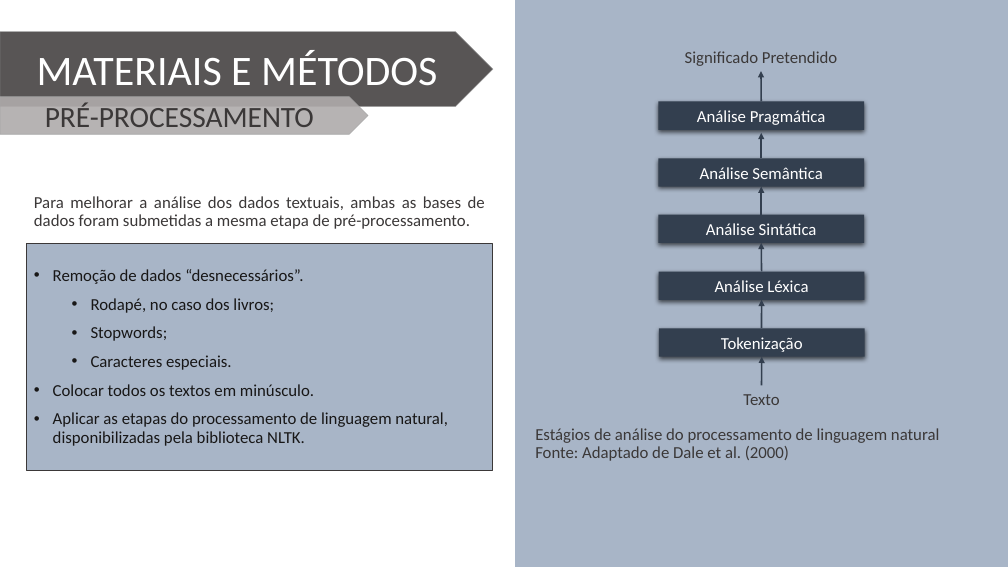
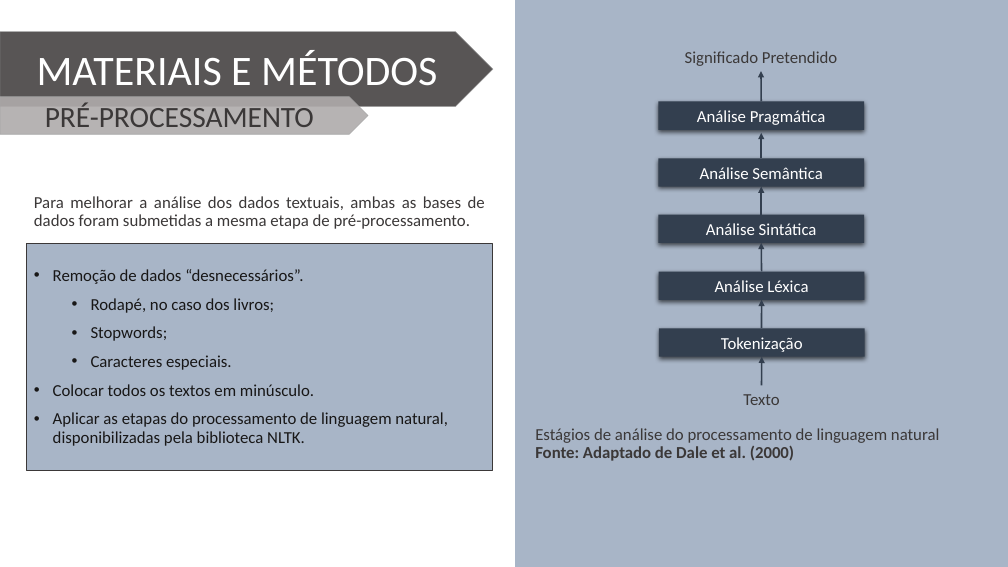
Before and after one commit to Wiryco/Natural-Language-Analysis-And-Processing, a slide deck: slide 6 of Apresentação TCC - Vinícius Andrade Lopes.pptx. Drawn at 1008x567 pixels with LibreOffice and Linux fonts; fonts in the diff are those of the drawing; background and template pictures are left out. Boxes give left, top, right and bottom in pixels: in the first picture for what was removed or moved away, otherwise in the second. Text is boxed around its words. In the diff, an @@ line names an element or a change of style, - is before the commit and + after.

```diff
--- a/Apresentação TCC - Vinícius Andrade Lopes.pptx
+++ b/Apresentação TCC - Vinícius Andrade Lopes.pptx
@@ text "Estágios de análise do processamento ..." at <box>535,428,939,461</box>: bold on in "Fonte: Adaptado de Dale et al. (2000)" @@
```
Also in this commit, not shown: 4 other slides changed, 3 slides added.
